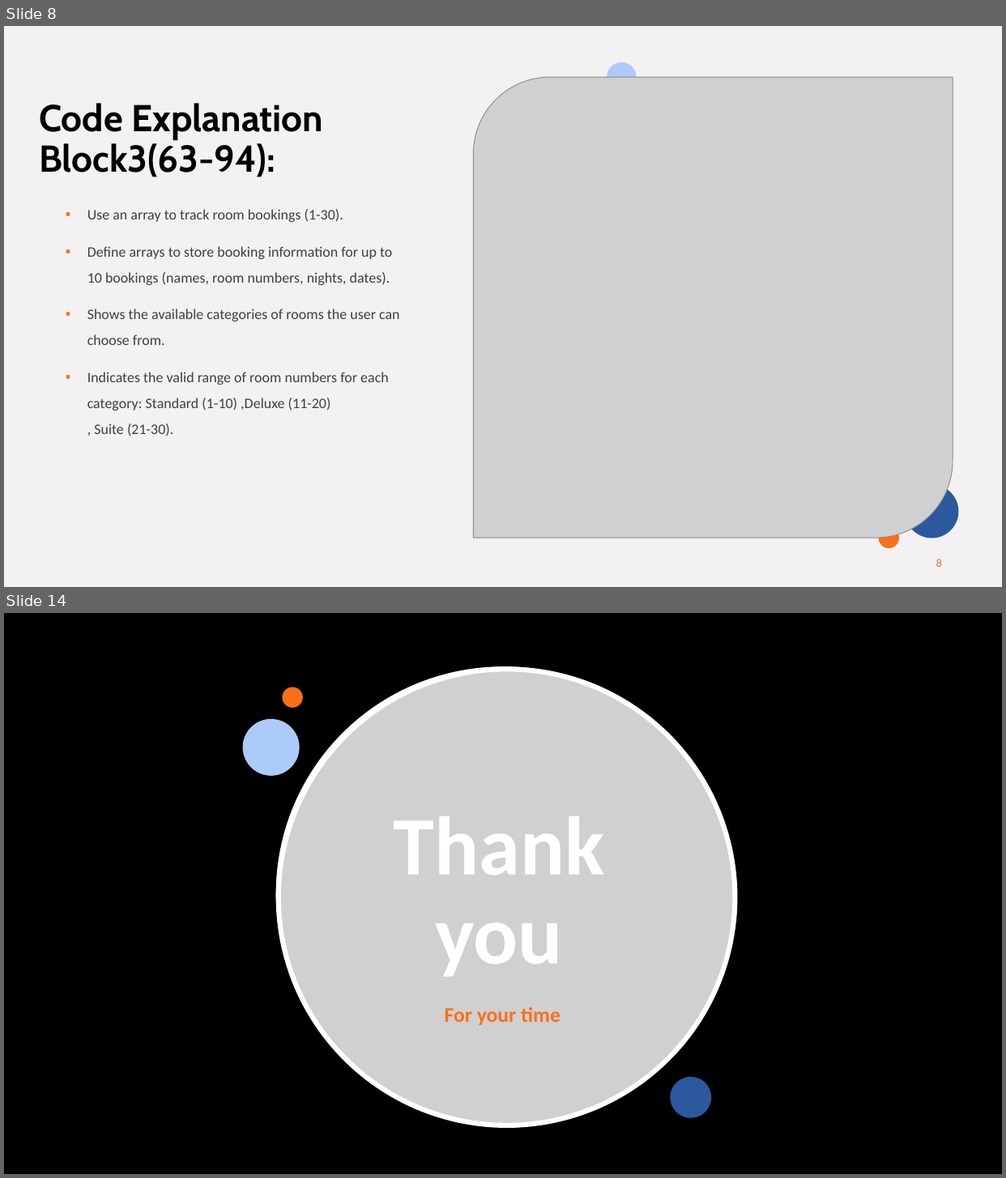
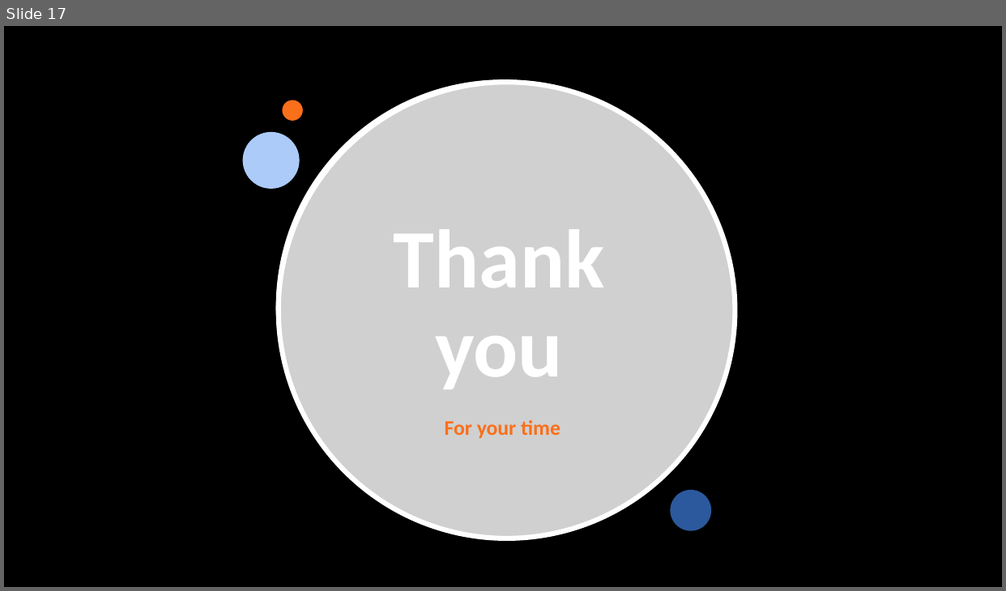
Before and after one commit to CyborkSpider/Hotel-Reservation, a slide deck: Hotel Reservation Presentation.pptx. Shown one above the other, each under a label of ours: slides 8 and 14 before the commit, slide 17 after it; the slides between them are not shown. The pictures are 1006x1178 and 1006x591 pixels, drawn with LibreOffice and Linux fonts; fonts in the diff are those of the drawing; grey boxes stand for pictures; background and template pictures are left out. Boxes give left, top, right and bottom in pixels: in the first picture for what was removed or moved away, otherwise in the second. Text is boxed around its words. In the diff, an @@ line names an element or a change of style, - is before the commit and + after.

```diff
--- a/Hotel Reservation Presentation.pptx
+++ b/Hotel Reservation Presentation.pptx
@@ slide 8 removed at (4,26,1002,587), background #F2F2F2 @@
@@ ellipse removed at (607,62,637,92) @@
@@ picture removed at (473,77,953,538) @@
@@ title removed at (39,103,323,177) @@
-Code Explanation Block3(63-94):
@@ text removed at (87,209,399,436) @@
-▪ Use an array to track room bookings (1-30).
-▪ Define arrays to store booking information for up to 10 bookings (names, room numbers, nights, dates).
-▪ Shows the available categories of rooms the user can choose from.
-▪ Indicates the valid range of room numbers for each category: Standard (1-10) ,Deluxe (11-20) , Suite (21-30).
@@ ellipse removed at (906,485,959,539) @@
@@ ellipse removed at (879,528,898,548) @@
@@ rectangle removed at (40,538,210,577) @@
@@ page number removed at (936,559,942,567) @@
-8
@@ what was slide 14 is now slide 17 @@
```
Also in this commit, not shown: 7 slides changed, 9 slides added, 5 other slides removed, 1 other file.
